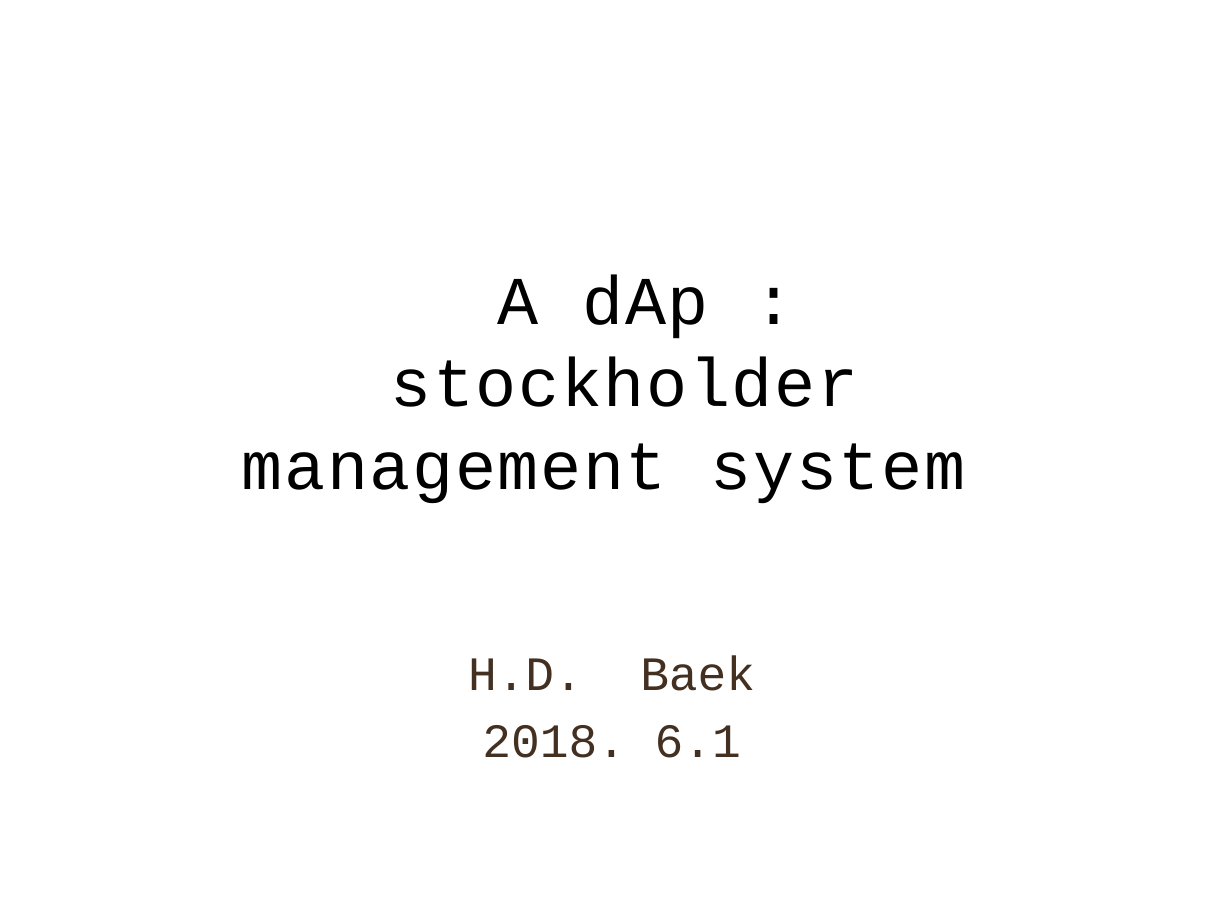
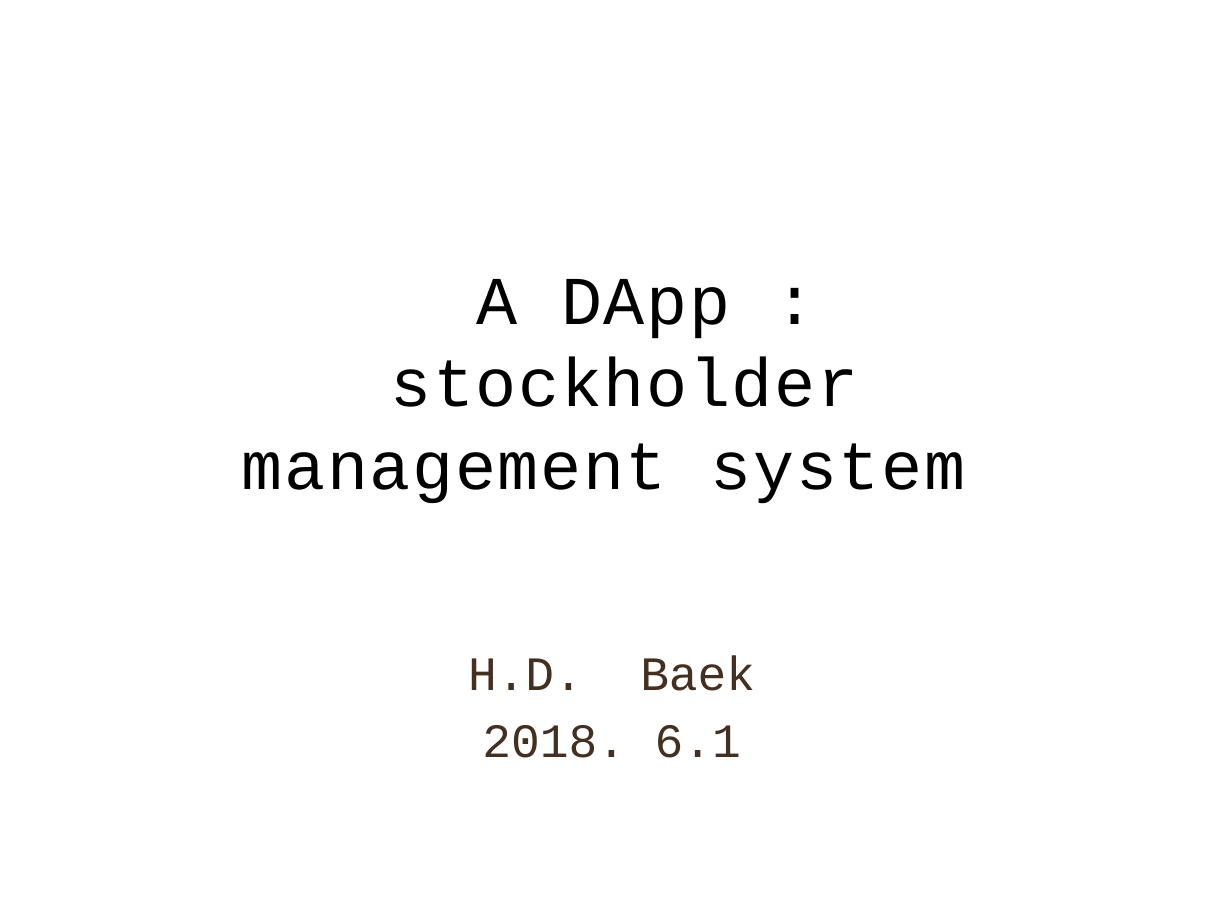
Before and after one commit to hdbaek/NotUsed, a slide deck: slide 1 of AgendaHandling.pptx. Drawn at 1232x924 pixels with LibreOffice and Linux fonts; fonts in the diff are those of the drawing. Boxes give left, top, right and bottom in pixels: in the first picture for what was removed or moved away, otherwise in the second. Text is boxed around its words. In the diff, an @@ line names an element or a change of style, - is before the commit and + after.

```diff
--- a/AgendaHandling.pptx
+++ b/AgendaHandling.pptx
@@ title at bbox=[242, 279, 965, 504]: text changed @@
-A dAp : stockholder management system
+A DApp : stockholder management system
```
Also in this commit, not shown: 2 other slides changed, 1 slide removed.
